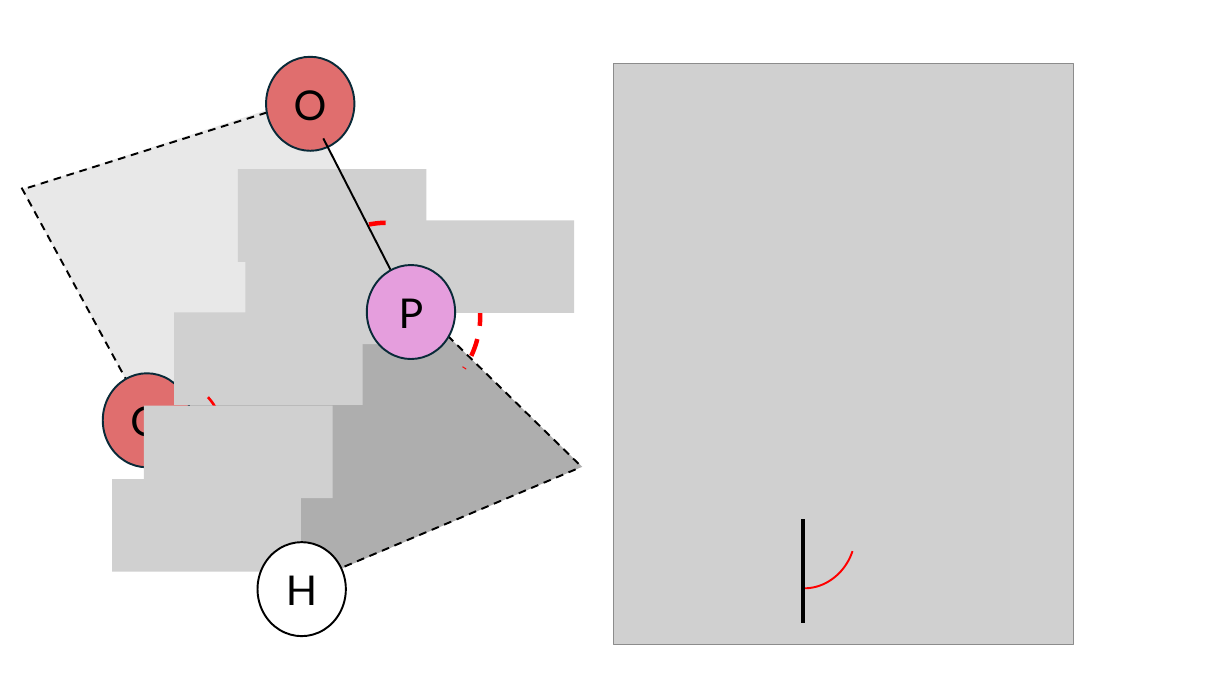
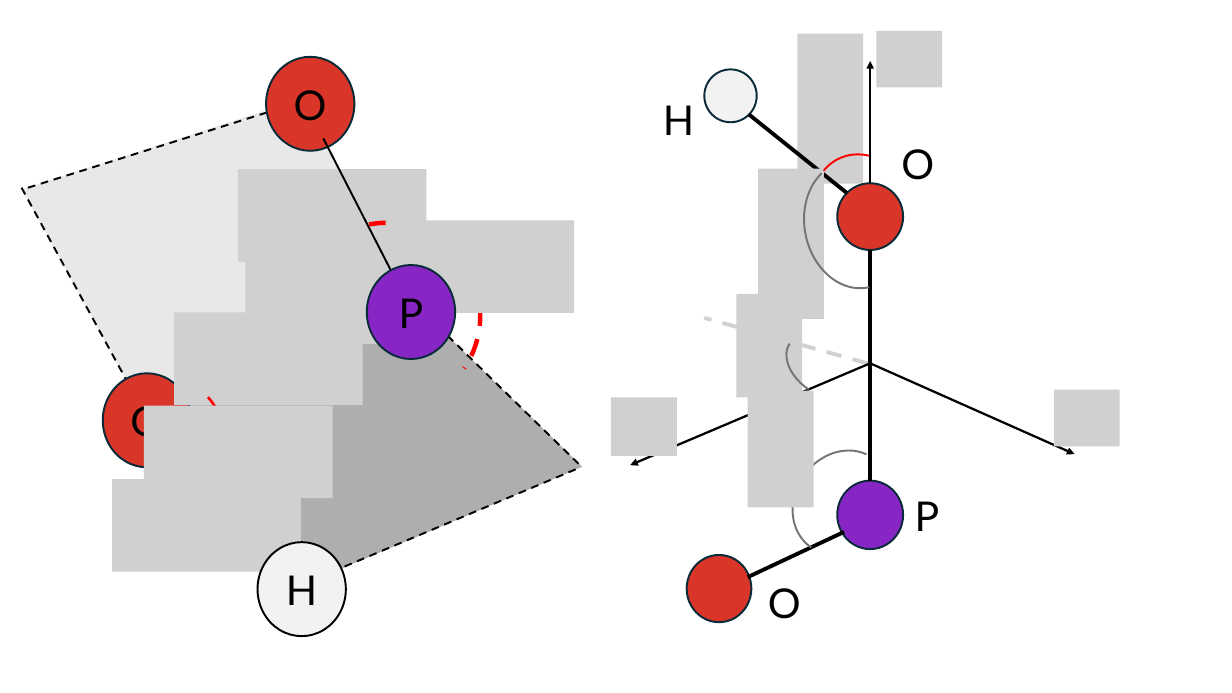
Before and after one commit to R-y-a-n-M-o-k/HOPO-Codes, a slide deck: slide 5 of manuscript_figures.pptx (slide 3 before the commit). Drawn at 1232x693 pixels with LibreOffice and Linux fonts; fonts in the diff are those of the drawing; grey boxes stand for pictures. Boxes give left, top, right and bottom in pixels: in the first picture for what was removed or moved away, otherwise in the second. Text is boxed around its words. In the diff, an @@ line names an element or a change of style, - is before the commit and + after.

```diff
--- a/manuscript_figures.pptx
+++ b/manuscript_figures.pptx
@@ ellipse "O" at (266,56,355,151): fill #E06E6E to #D93528 @@
@@ group added at (611,30,1120,623): 7 pictures, 4 ellipses, 4 texts, 3 lines, 3 arrows, 3 arc (boxed as its full ellipse)s @@
+O
+O
+P
+H
@@ ellipse "P" at (367,265,456,360): fill #E59EDD to #8826C5 @@
@@ ellipse "O" at (103,373,191,468): fill #E06E6E to #D93528 @@
@@ arc (boxed as its full ellipse) at (773,431,912,574): outline #FF0000 1.5 pt to #747474 1.5 pt; proportions changed; rotation 115 to 214 degrees @@
@@ line moved from (804, 519) - (804, 623) to (845, 532) - (748, 578) @@
@@ group removed at (614,64,1074,645): 5 pictures @@
```
Also in this commit, not shown: 3 slides added, 11 other files.
